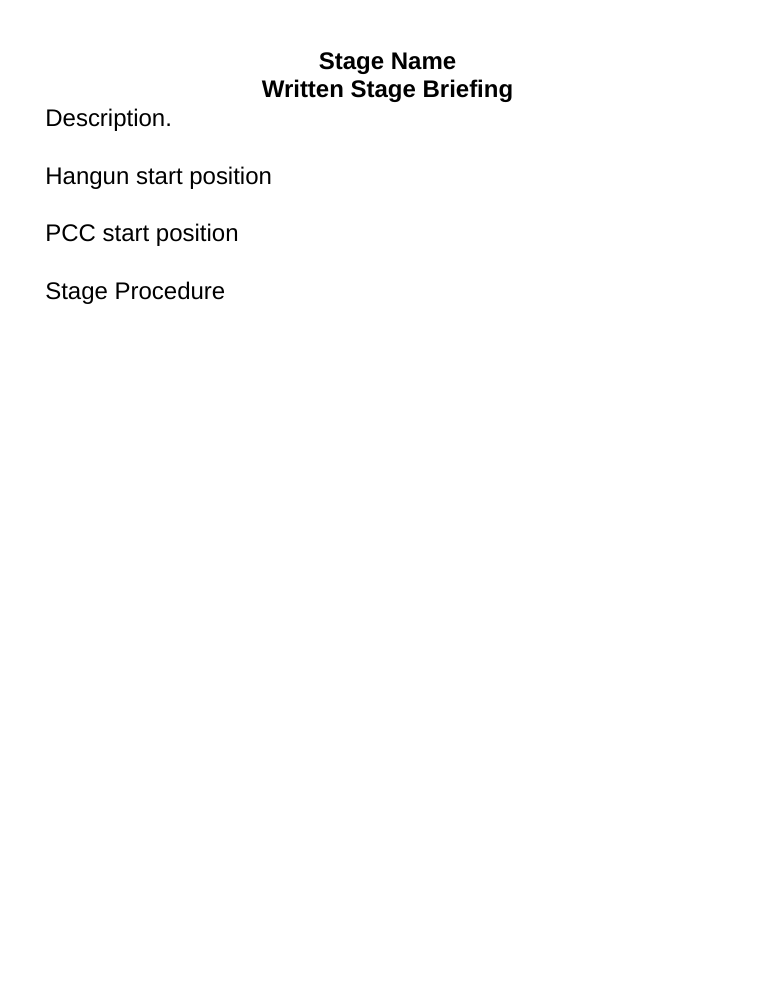
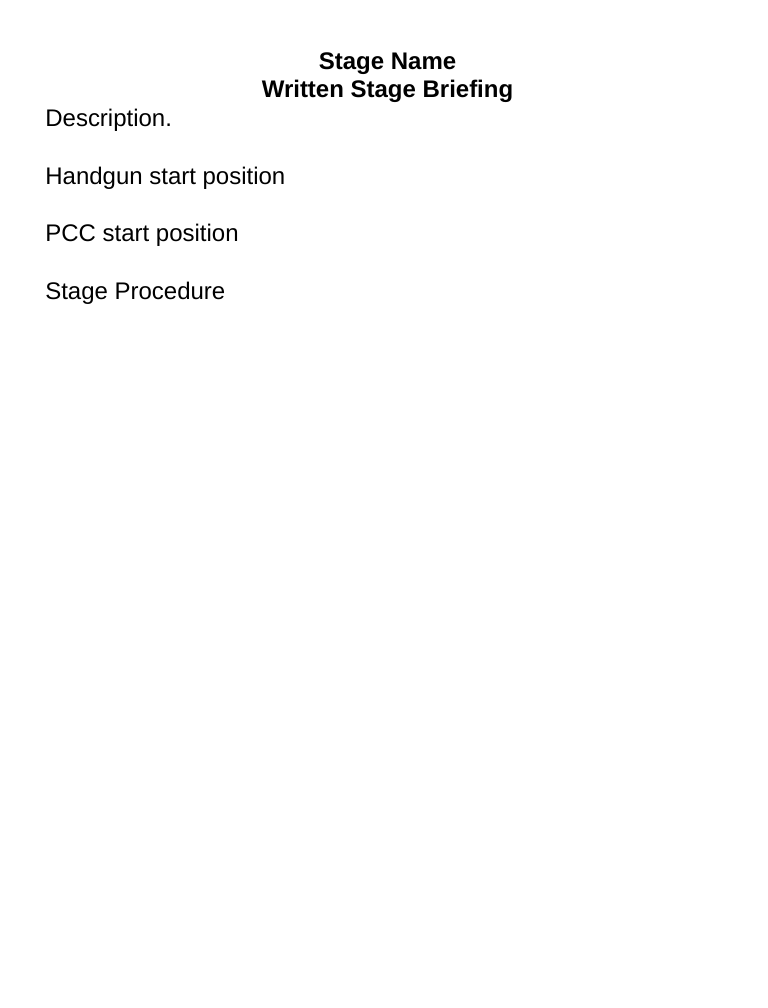
Before and after one commit to bagellord/USPSA-Stages, a slide deck: slide 2 of - Stage Design - USPSA.pptx. Drawn at 768x1008 pixels with LibreOffice and Linux fonts; fonts in the diff are those of the drawing. Boxes give left, top, right and bottom in pixels: in the first picture for what was removed or moved away, otherwise in the second. Text is boxed around its words. In the diff, an @@ line names an element or a change of style, - is before the commit and + after.

```diff
--- a/- Stage Design - USPSA.pptx
+++ b/- Stage Design - USPSA.pptx
@@ text at box(45, 166, 286, 189): text changed @@
-Hangun start position
+Handgun start position
```
Also in this commit, not shown: 13 other files.
